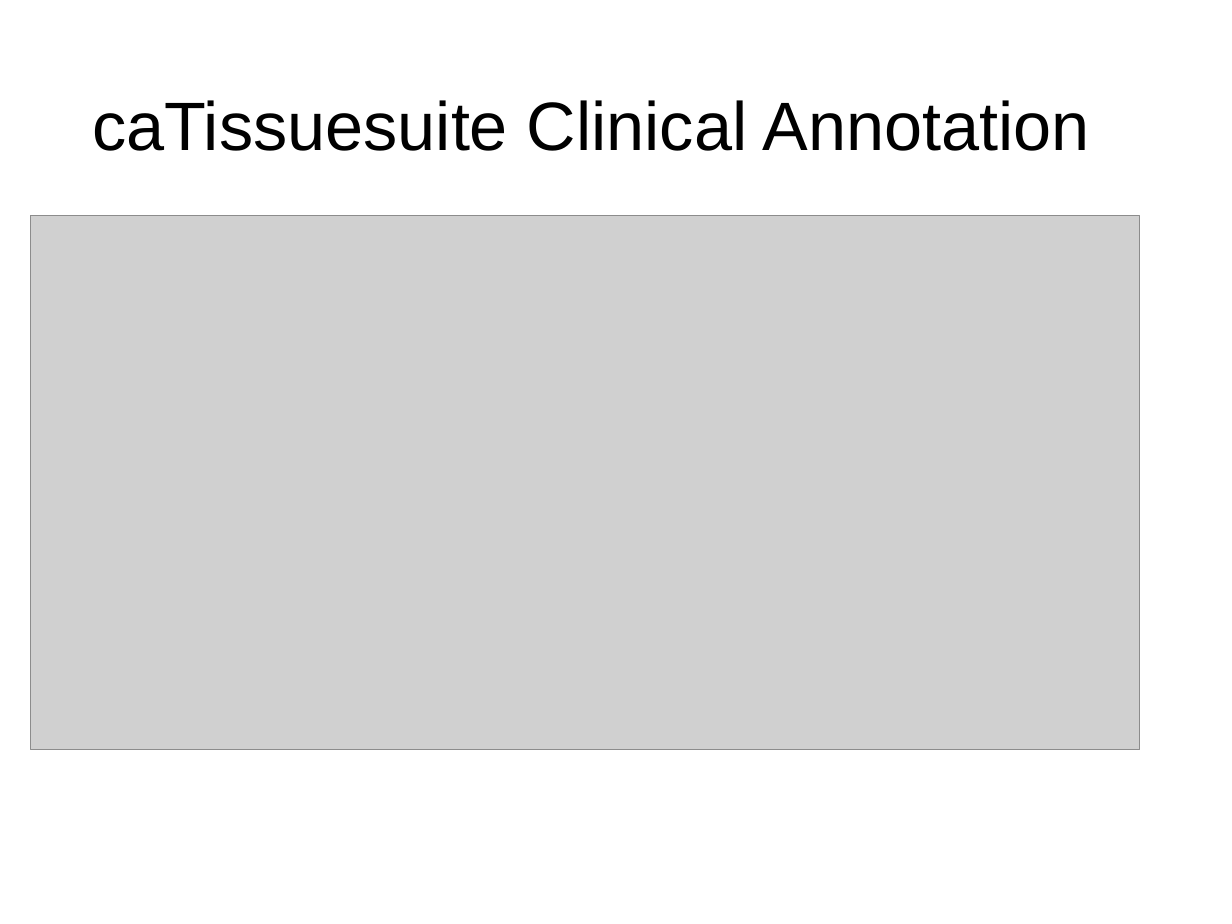
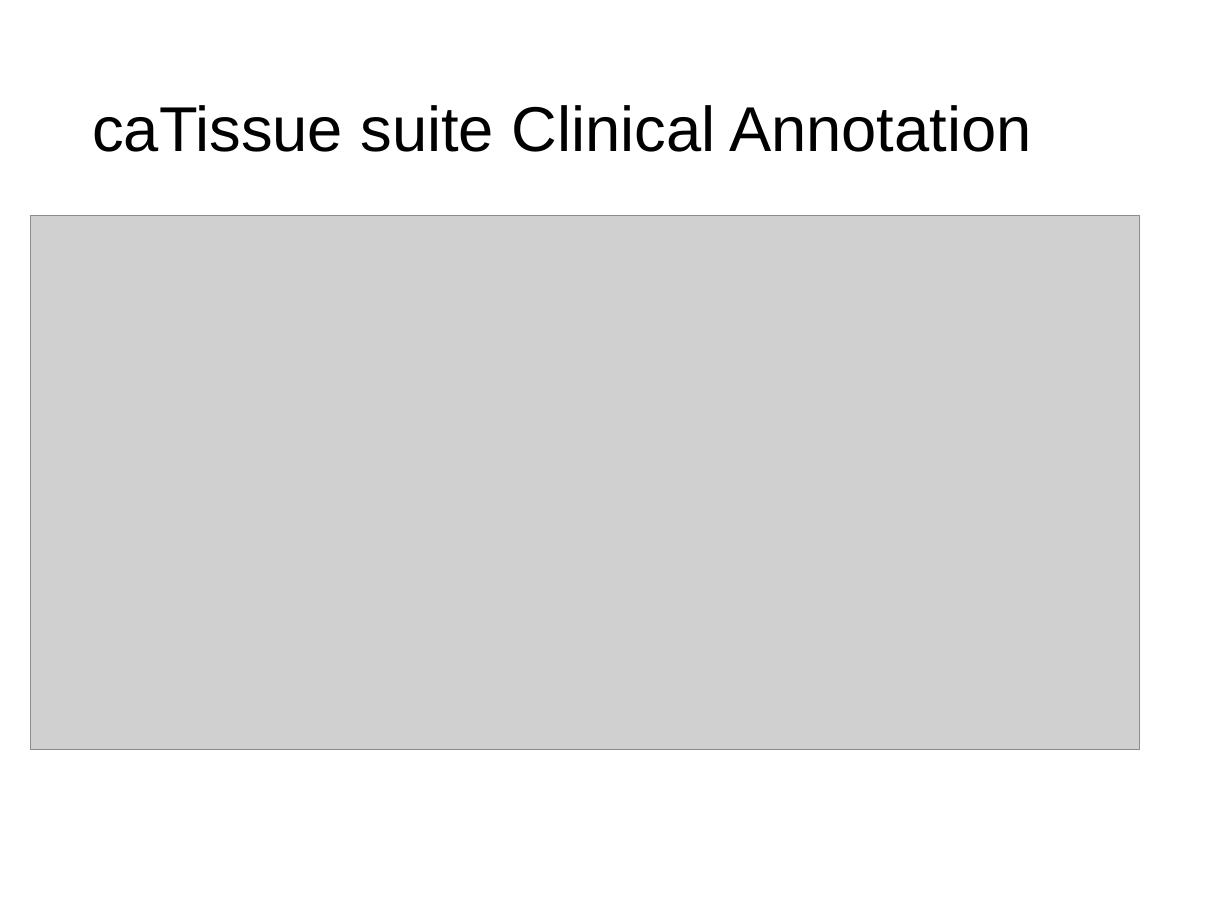
Before and after one commit to NCIP/caarray-docs, a slide deck: slide 10 of project_management/open_meetings/UAMS ICR presentation 11 4 09.ppt. Drawn at 1232x924 pixels with LibreOffice and Linux fonts; fonts in the diff are those of the drawing; grey boxes stand for pictures; background and template pictures are left out. Boxes give left, top, right and bottom in pixels: in the first picture for what was removed or moved away, otherwise in the second. Text is boxed around its words. In the diff, an @@ line names an element or a change of style, - is before the commit and + after.

```diff
--- a/project_management/open_meetings/UAMS ICR presentation 11 4 09.ppt
+++ b/project_management/open_meetings/UAMS ICR presentation 11 4 09.ppt
@@ text at (92, 105, 1031, 152): text changed; size 40 to 37 pt @@
-caTissuesuite Clinical Annotation
+caTissue suite Clinical Annotation
```
Also in this commit, not shown: 7 other slides changed, 2 slides added, 2 slides removed.
